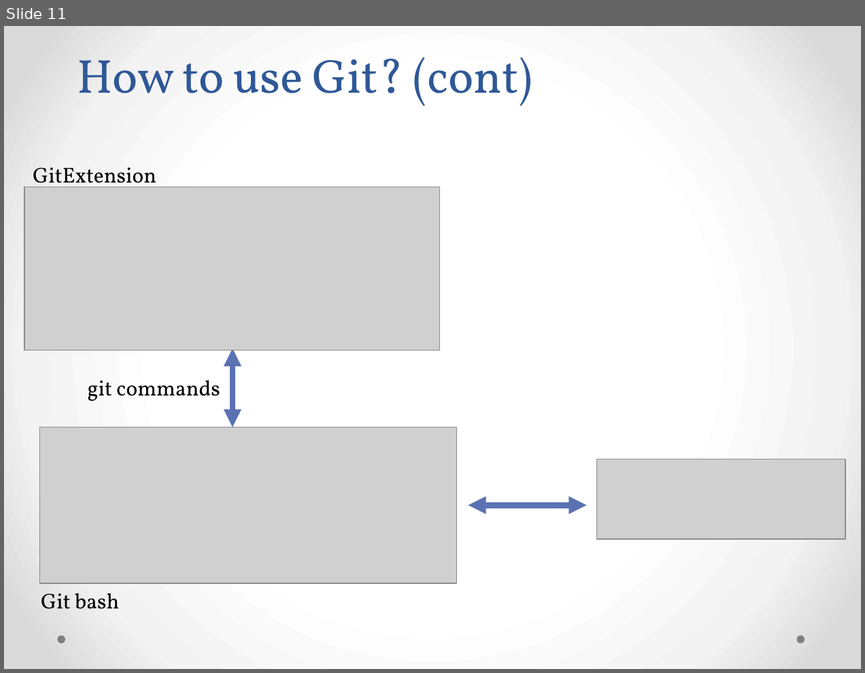
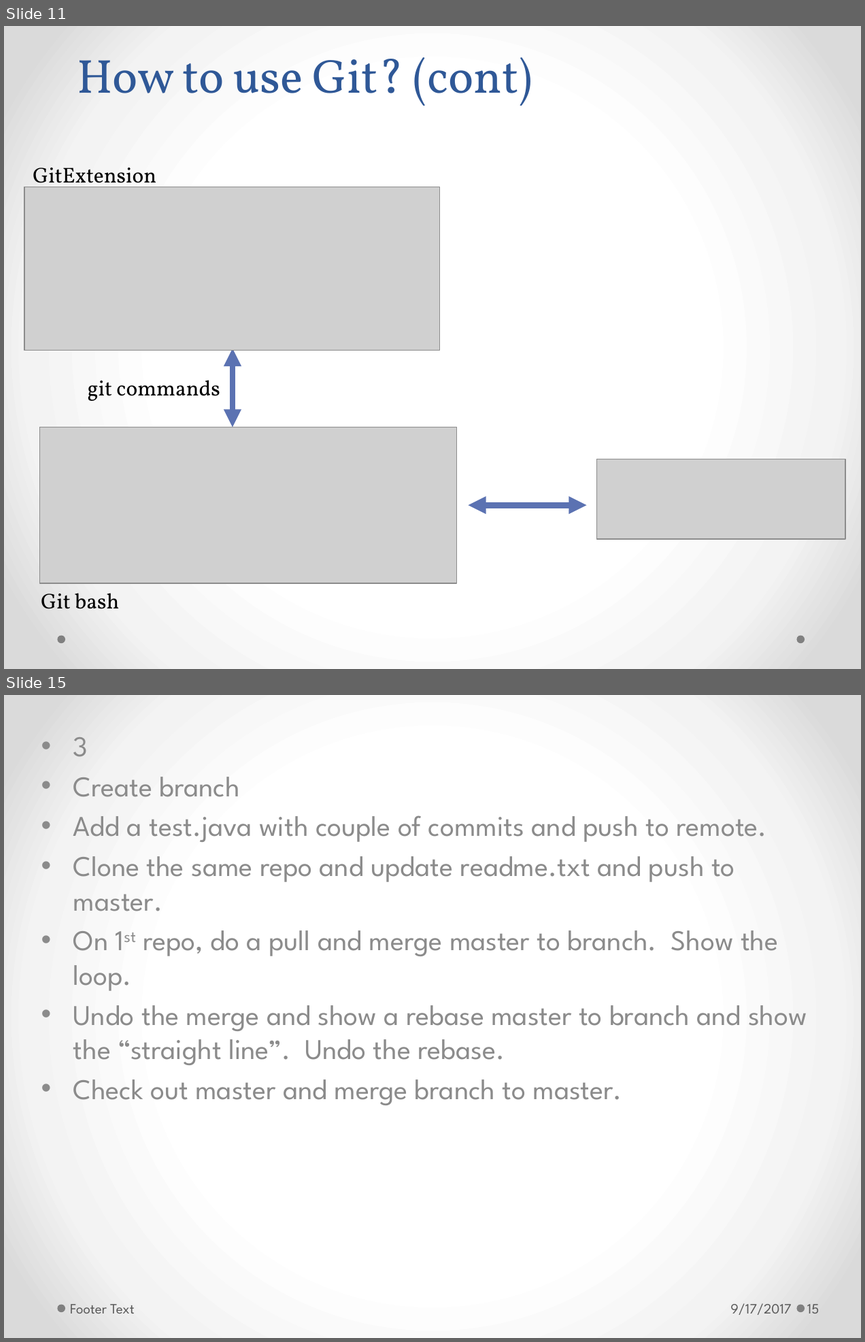
Before and after one commit to h-t-tran/brown, a slide deck: git/git.pptx. Shown one above the other, each under a label of ours: slide 11 before the commit, slides 11 and 15 after it; the slides between them are not shown. The pictures are 865x673 and 865x1342 pixels, drawn with LibreOffice and Linux fonts; fonts in the diff are those of the drawing; grey boxes stand for pictures. Boxes give left, top, right and bottom in pixels: in the first picture for what was removed or moved away, otherwise in the second. Text is boxed around its words. In the diff, an @@ line names an element or a change of style, - is before the commit and + after.

```diff
--- a/git/git.pptx
+++ b/git/git.pptx
@@ slide 15 added at (4,695,861,1338), background gradient #FFFFFF to #F4F4F4 to #DADADA; not listed: 2 template elements that a slide beside it also shows @@
@@ subtitle added at (73,737,807,1105), 24 pt, text #8C8C8C @@
+• 3
+• Create branch
+• Add a test.java with couple of commits and push to remote.
+• Clone the same repo and update readme.txt and push to master.
+• On 1st repo, do a pull and merge master to branch. Show the loop.
+• Undo the merge and show a rebase master to branch and show the “straight line”. Undo the rebase.
+• Check out master and merge branch to master.
@@ text added at (70,1304,135,1313), 12 pt, text #595959 @@
+Footer Text
@@ text added at (730,1303,791,1314), 12 pt, text #595959 @@
+9/17/2017
@@ page number added at (807,1304,819,1313), 12 pt, text #595959 @@
+15
```
Also in this commit, not shown: 12 slides changed, 2 other slides added.
